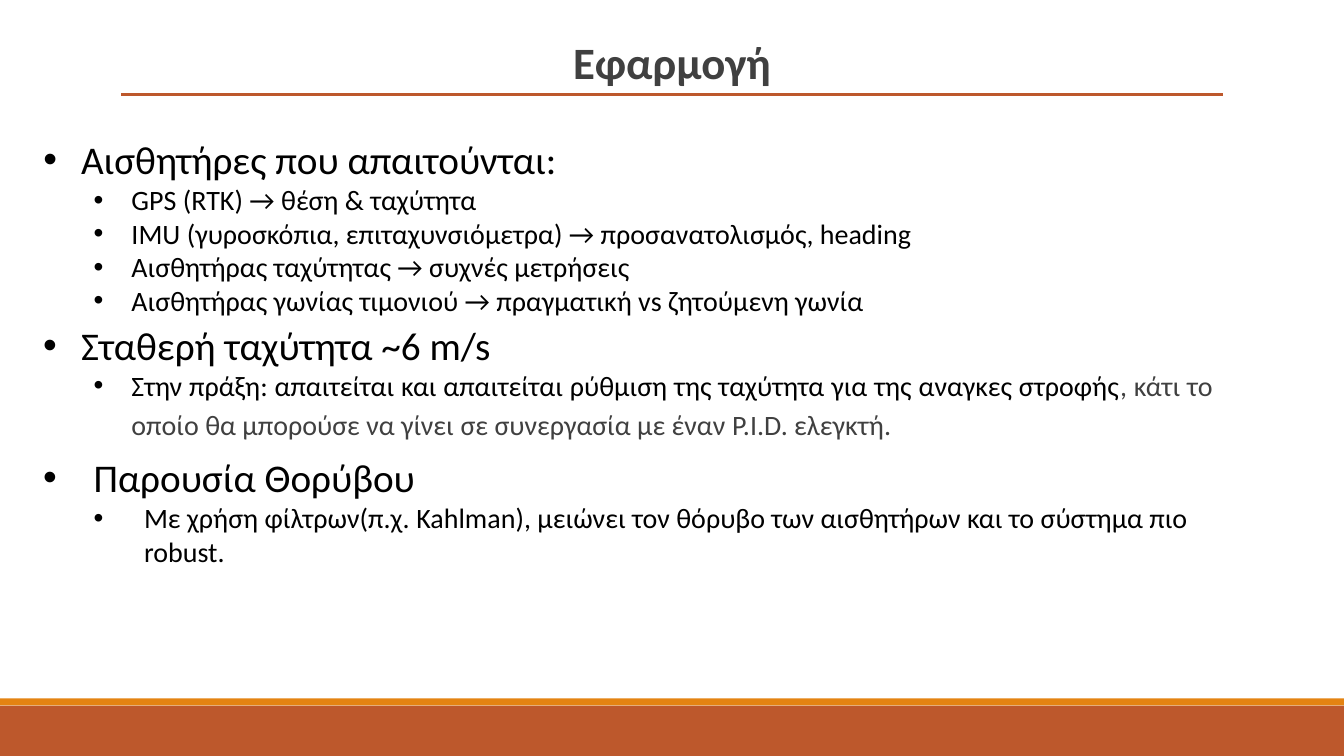
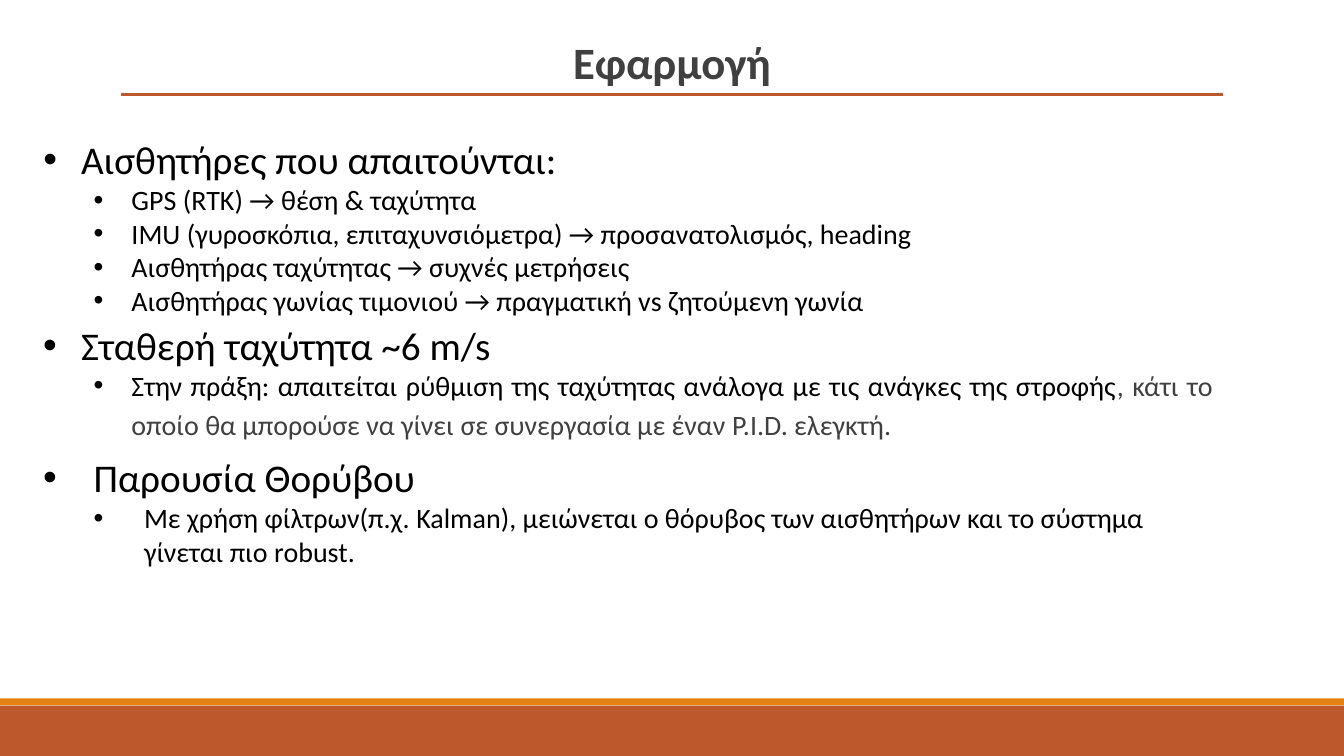
Before and after one commit to kvchr/fuzzy-roundabout-steering, a slide deck: slide 21 of slides/fuzzy_roundabout_slides_GR.pptx. Drawn at 1344x756 pixels with LibreOffice and Linux fonts; fonts in the diff are those of the drawing. Boxes give left, top, right and bottom in pixels: in the first picture for what was removed or moved away, otherwise in the second. Text is boxed around its words. In the diff, an @@ line names an element or a change of style, - is before the commit and + after.

```diff
--- a/slides/fuzzy_roundabout_slides_GR.pptx
+++ b/slides/fuzzy_roundabout_slides_GR.pptx
@@ text at [131,376,1212,440]: text changed @@
-  • Στην πράξη: απαιτείται και απαιτείται ρύθμιση της ταχύτητα για της αναγκες στροφής, κάτι το οποίο θα μπορούσε να γίνει σε συνεργασία με έναν P.I.D. ελεγκτή.
+  • Στην πράξη: απαιτείται ρύθμιση της ταχύτητας ανάλογα με τις ανάγκες της στροφής, κάτι το οποίο θα μπορούσε να γίνει σε συνεργασία με έναν P.I.D. ελεγκτή.
@@ text at [144,507,1143,567]: text changed @@
-  • Με χρήση φίλτρων(π.χ. Kahlman), μειώνει τον θόρυβο των αισθητήρων και το σύστημα πιο robust.
+  • Με χρήση φίλτρων(π.χ. Kalman), μειώνεται ο θόρυβος των αισθητήρων και το σύστημα γίνεται πιο robust.
```
Also in this commit, not shown: 13 other slides changed, 8 other files.
